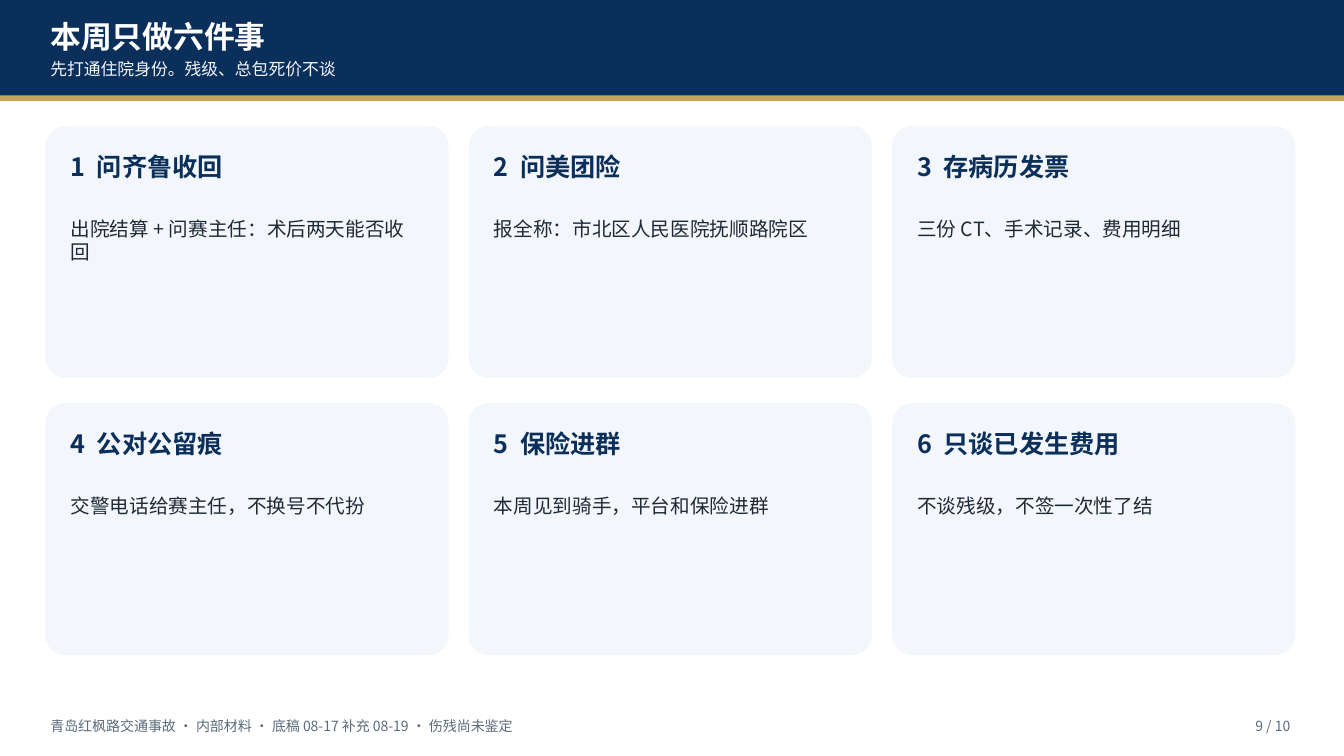
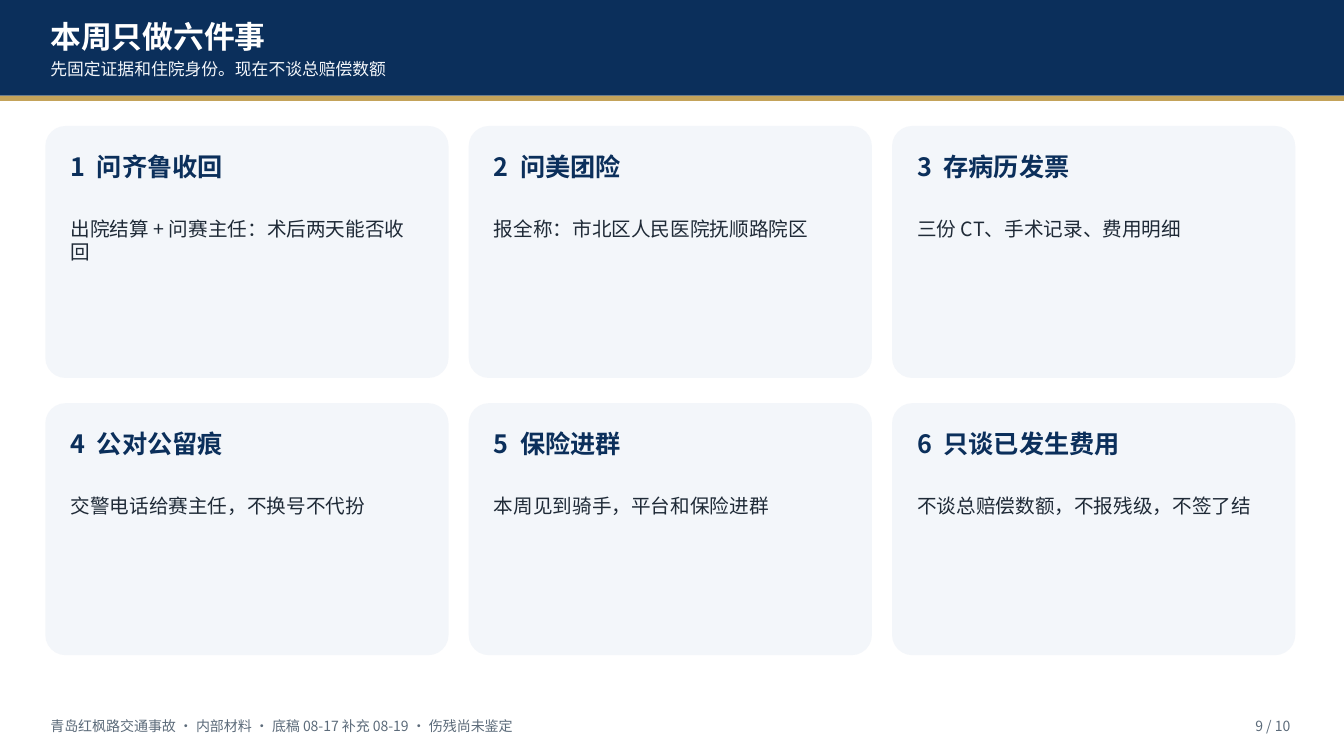
Before and after one commit to hujigang2010-maker/AIDEN, a slide deck: slide 9 of deliverables/青岛红枫路交通事故_伤情与伤残简报_20260817.pptx. Drawn at 1344x756 pixels with LibreOffice and Linux fonts; fonts in the diff are those of the drawing. Boxes give left, top, right and bottom in pixels: in the first picture for what was removed or moved away, otherwise in the second. Text is boxed around its words. In the diff, an @@ line names an element or a change of style, - is before the commit and + after.

```diff
--- a/deliverables/青岛红枫路交通事故_伤情与伤残简报_20260817.pptx
+++ b/deliverables/青岛红枫路交通事故_伤情与伤残简报_20260817.pptx
@@ text at box(50, 61, 386, 77): text changed @@
-先打通住院身份。残级、总包死价不谈
+先固定证据和住院身份。现在不谈总赔偿数额
@@ text at box(917, 496, 1251, 515): text changed @@
-不谈残级，不签一次性了结
+不谈总赔偿数额，不报残级，不签了结
```
Also in this commit, not shown: 1 other slide changed, 20 other files.
